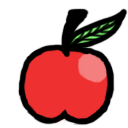
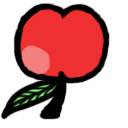
Layers edited between the first and the second 128 × 128 image:
painted on "Layer 7" over [left=1, top=14, right=127, bottom=114]
painted on "Layer 4" over [left=0, top=0, right=128, bottom=128]
painted on "Layer 8" over [left=5, top=17, right=123, bottom=111]
painted on "Layer 5" over [left=44, top=10, right=84, bottom=118]
painted on "Layer 10" over [left=18, top=44, right=110, bottom=84]
painted on "Layer 2" over [left=16, top=3, right=112, bottom=125]
